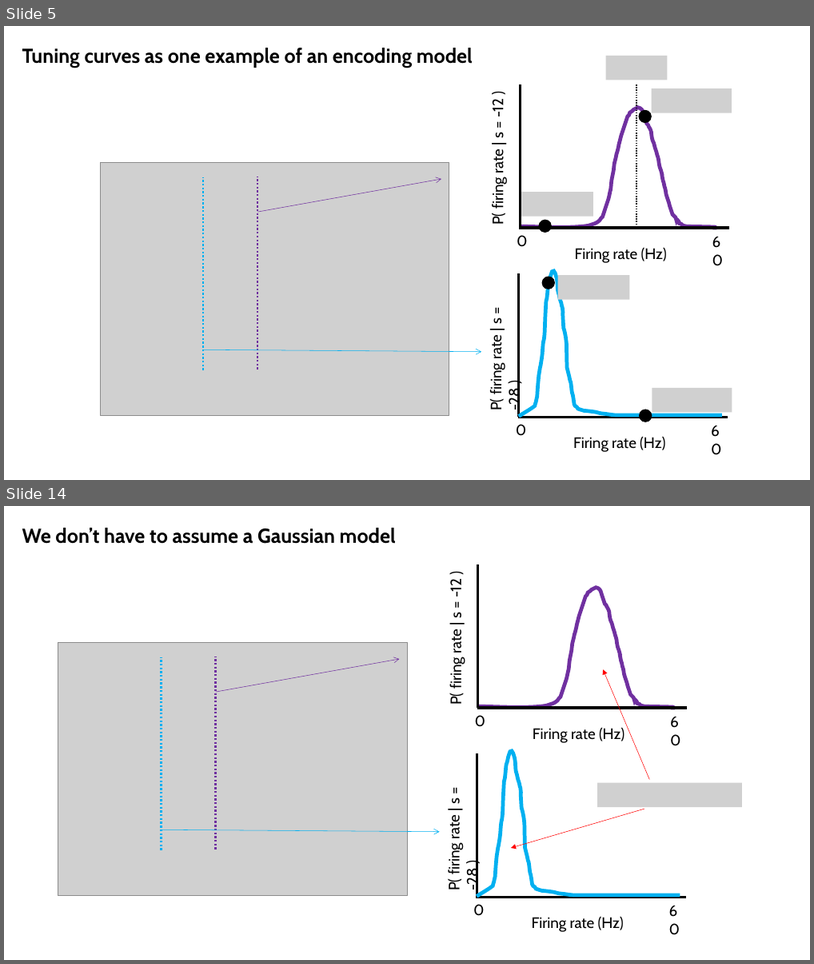
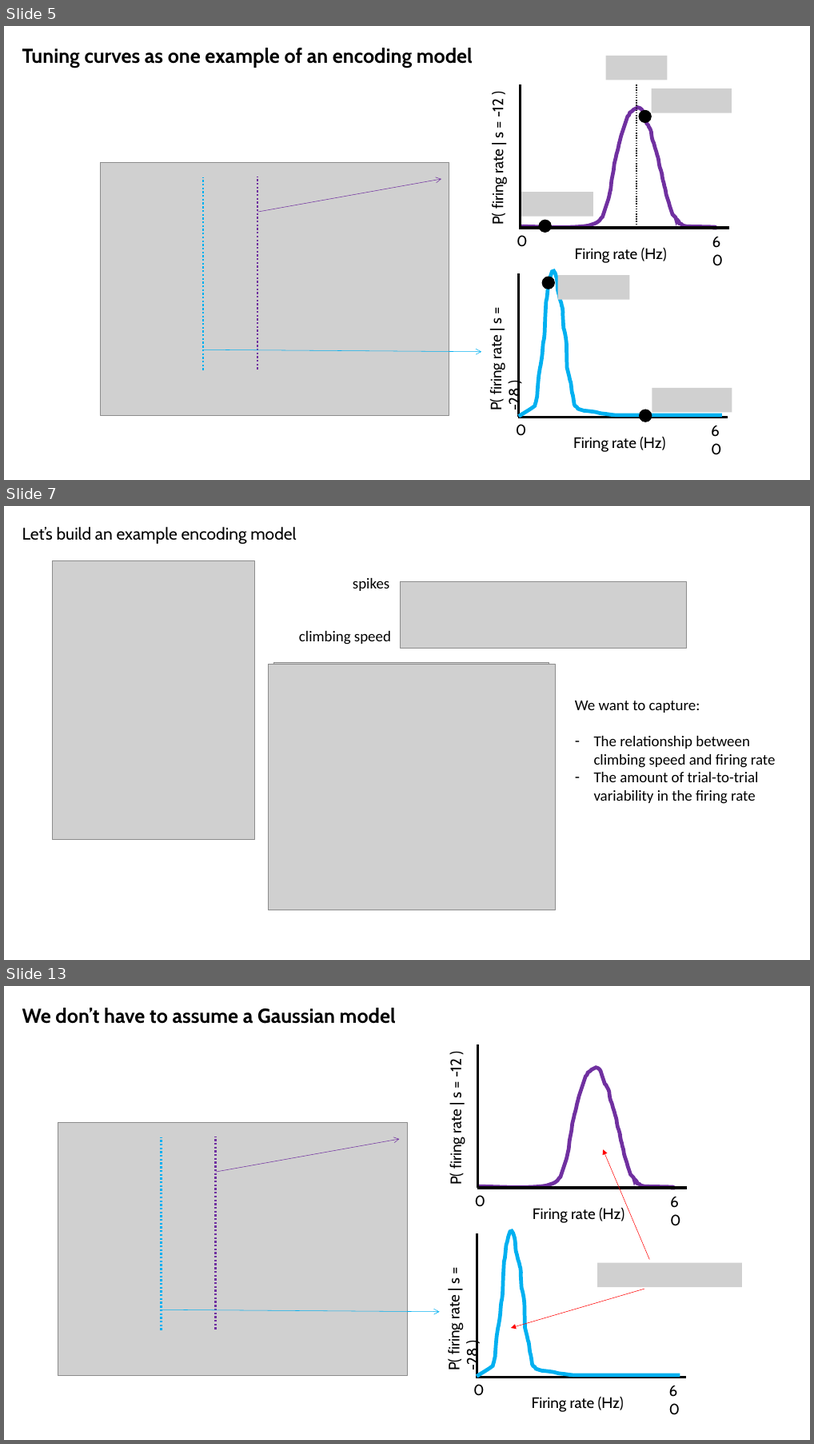
Before and after one commit to SaberaTalukder/Chen_Institute_DataSAI_for_Neuroscience, a slide deck: 07_06_22_day2_dynamical_time_series/slides/day2_practical.pptx. Shown one above the other, each under a label of ours: slides 5 and 14 before the commit, slides 5, 7 and 13 after it; the slides between them are not shown. The pictures are 814x964 and 814x1444 pixels, drawn with LibreOffice and Linux fonts; fonts in the diff are those of the drawing; grey boxes stand for pictures. Boxes give left, top, right and bottom in pixels: in the first picture for what was removed or moved away, otherwise in the second. Text is boxed around its words. In the diff, an @@ line names an element or a change of style, - is before the commit and + after.

```diff
--- a/07_06_22_day2_dynamical_time_series/slides/day2_practical.pptx
+++ b/07_06_22_day2_dynamical_time_series/slides/day2_practical.pptx
@@ slide 7 added at (x1=4, y1=506, x2=810, y2=960), background #FFFFFF @@
@@ text added at (x1=22, y1=527, x2=296, y2=544), 20 pt, text #000000 @@
+Let’s build an example encoding model
@@ picture added at (x1=52, y1=561, x2=254, y2=840) @@
@@ text added at (x1=353, y1=578, x2=390, y2=591), 18 pt, text #000000 @@
+spikes
@@ picture added at (x1=400, y1=582, x2=687, y2=648) @@
@@ text added at (x1=299, y1=631, x2=391, y2=644), 18 pt, text #000000 @@
+climbing speed
@@ picture added at (x1=268, y1=664, x2=556, y2=909) @@
@@ picture added at (x1=274, y1=663, x2=550, y2=909) @@
@@ text added at (x1=575, y1=700, x2=776, y2=804), 18 pt, text #000000 @@
+We want to capture:
+– The relationship between climbing speed and firing rate
+– The amount of trial-to-trial variability in the firing rate
@@ what was slide 14 is now slide 13 @@
```
Also in this commit, not shown: 1 slide changed, 5 other slides added, 7 slides removed, 1 other file.
